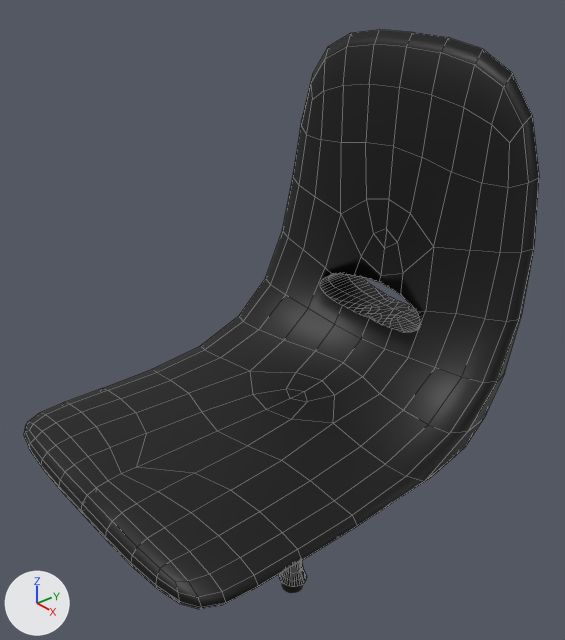
The Blender file models/Final/Office chair/OfficeChair.blend as it was, and as the next commit left it.
Rendered twice from a 50 mm camera at (4.65, -3.93, 3.98) aimed at (-0.05, 0.0, 0.97). Every picture has the same lights, and +X, +Y and +Z are marked at lower left. Mesh edges are drawn as thin lines on the coarser meshes.

The first picture shows 'Chair'.
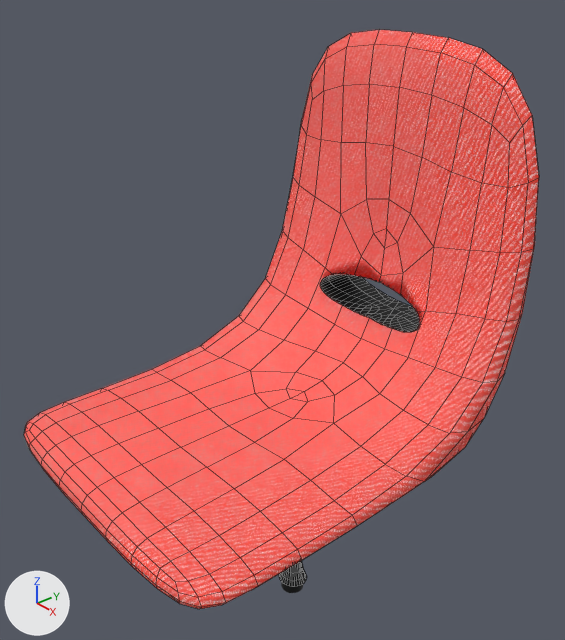
Patch to the scene script:
```diff
--- a/models/Final/Office chair/OfficeChair.blend.py
+++ b/models/Final/Office chair/OfficeChair.blend.py
@@ mat_red_seat @@
+mat_red_seat = bpy.data.materials.new('Red seat')
+# nodes: BsdfPrincipled, Bump, Mapping, Mix, OutputMaterial, TexCoord, TexWave, ValToRGB
+# colours: white #ffffff, red #ff4638, black #000000
@@ me_cube @@
 # used by ob_chair; location = (0.0, 0.0, 0.0); scale = (1.56, 1.56, 0.172)
 # verts and faces of me_cube; kept vertices keep their numbers, new ones are numbered from 36
 # before: 2 (0.0, -1.0, -1.0), 6 (0.0, -1.0, 1.0), 33 (0.0, -1.3, -1.0), 35 (0.0, -1.3, 1.0)
-me_cube.from_pydata(...)  # 36 vertices, 24 faces; spans x 0.0..1.0, y -1.3..1.0, z -11.7..19.7
+me_cube.from_pydata(...)  # 36 vertices, 23 faces; spans x 0.0..1.0, y -1.3..1.0, z -11.7..19.7
+# me_cube part 1
+delete_faces([(2, 33, 35, 6)])
+# me_cube part 2: 8 faces spanning x 0.0..1.0, y -1.3..1.0, z -1.0..19.7 switch from mat_black_plastic to mat_red_seat
```

Location of each change, (x1, y1, x2, y2) in pixels of the pictures (565 x 640 px):
part 2 of me_cube, recoloured (black to red): (24, 30, 539, 609) in both
